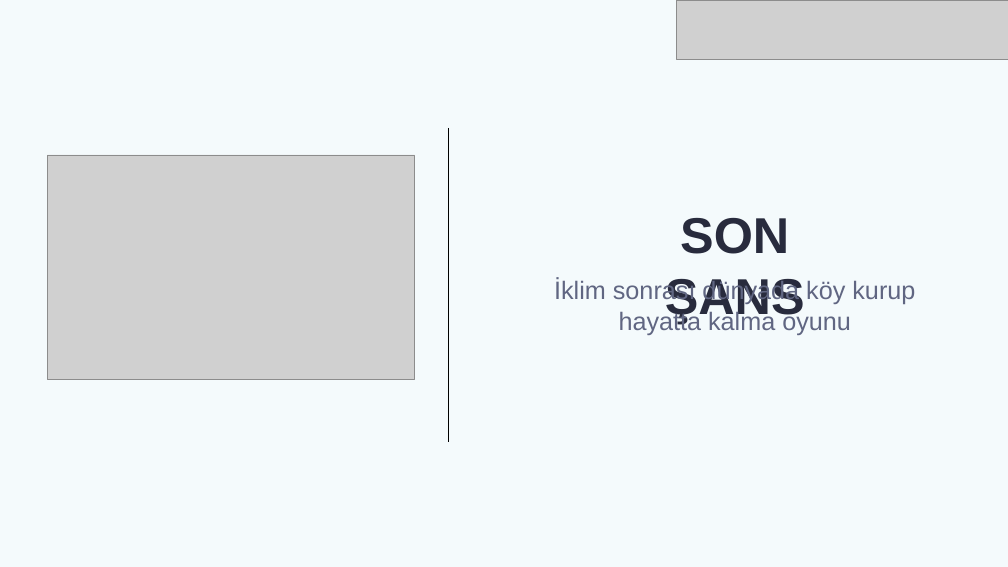
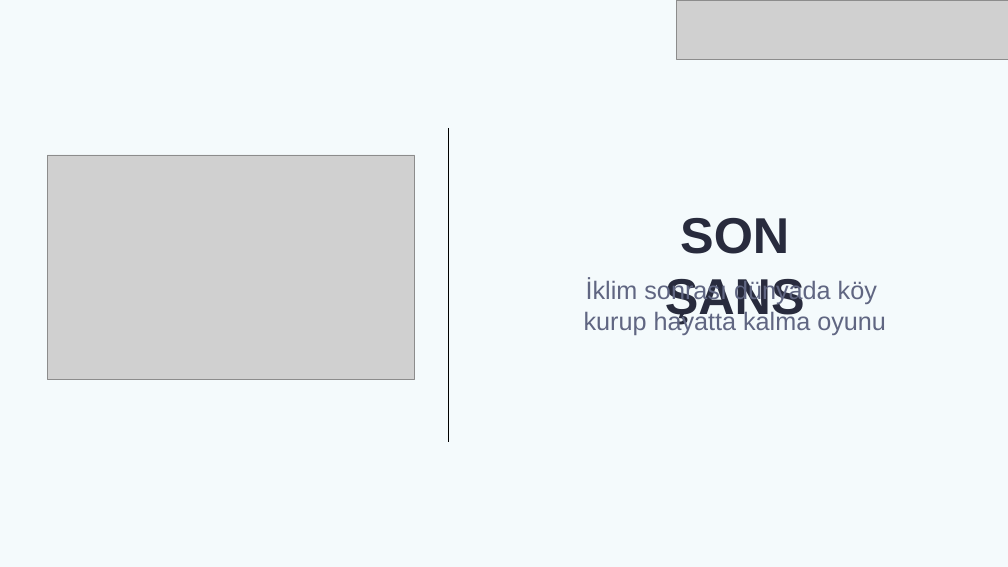
Before and after one commit to bycandev/gameup-hackathon-son-sans, a slide deck: slide 1 of Son Şans Sunum.pptx. Drawn at 1008x567 pixels with LibreOffice and Linux fonts; fonts in the diff are those of the drawing; grey boxes stand for pictures. Boxes give left, top, right and bottom in pixels: in the first picture for what was removed or moved away, otherwise in the second. Text is boxed around its words. In the diff, an @@ line names an element or a change of style, - is before the commit and + after.

```diff
--- a/Son Şans Sunum.pptx
+++ b/Son Şans Sunum.pptx
@@ text at [584,279,886,335]: text changed @@
-İklim sonrası dünyada köy kurup hayatta kalma oyunu
+İklim sonrası dünyada köy
+kurup hayatta kalma oyunu
```
Also in this commit, not shown: 1 other slide changed, 1 slide added, 1 slide removed, 1 other file.
